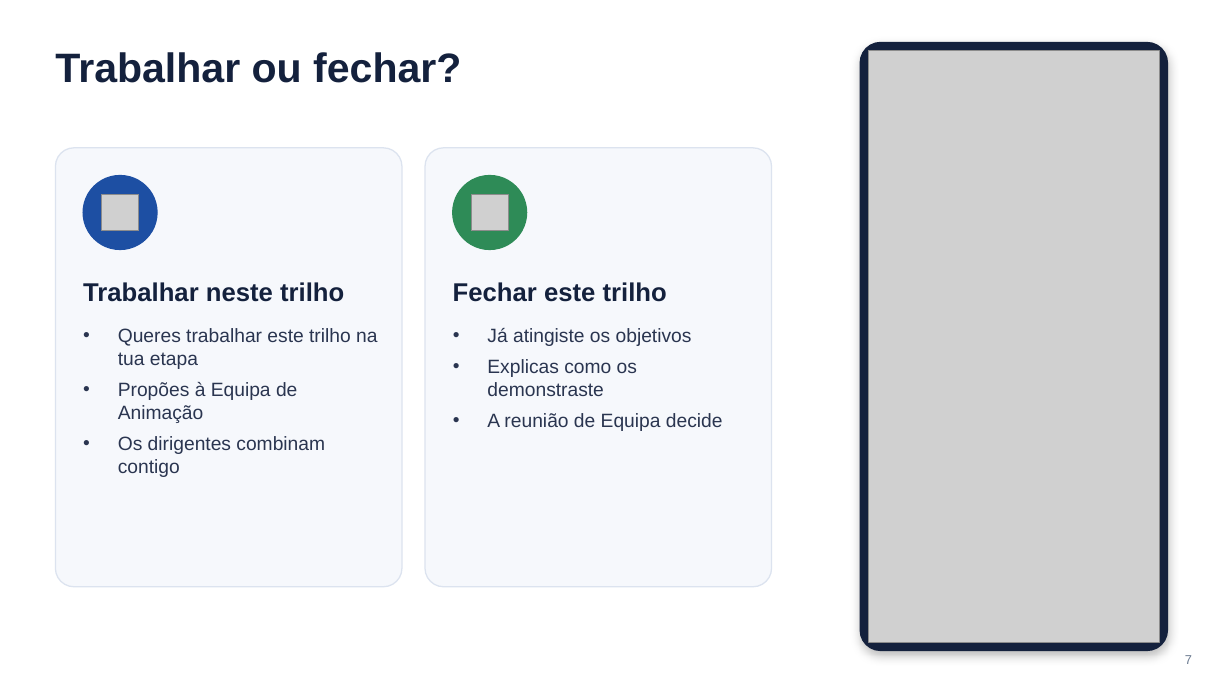
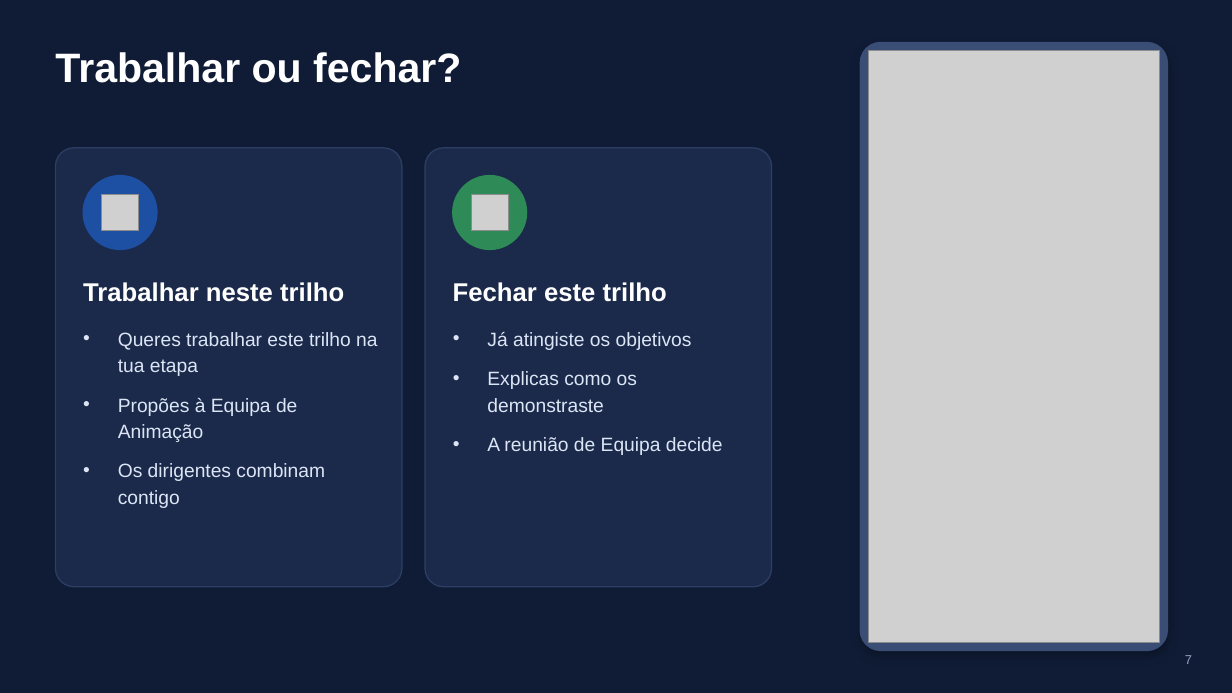
Before and after one commit to jacorreia200218-star/Sistema-Progresso, a slide deck: slide 7 of docs/apresentacao/Pioneiros-app-apresentacao.pptx. Drawn at 1232x693 pixels with LibreOffice and Linux fonts; fonts in the diff are those of the drawing; grey boxes stand for pictures. Boxes give left, top, right and bottom in pixels: in the first picture for what was removed or moved away, otherwise in the second. Text is boxed around its words. In the diff, an @@ line names an element or a change of style, - is before the commit and + after.

```diff
--- a/docs/apresentacao/Pioneiros-app-apresentacao.pptx
+++ b/docs/apresentacao/Pioneiros-app-apresentacao.pptx
@@ background #FFFFFF to #101C36 @@
@@ rounded rectangle at box(860, 43, 1167, 651): fill #14213D to #3A4D75; outline #14213D 1 pt to #3A4D75 1 pt @@
@@ rounded rectangle at box(55, 148, 402, 587): fill #F6F8FC to #1B2A4A; outline #DCE3EF 1 pt to #2C3E63 1 pt @@
@@ rounded rectangle at box(425, 148, 772, 587): fill #F6F8FC to #1B2A4A; outline #DCE3EF 1 pt to #2C3E63 1 pt @@
@@ text colour #14213D to #FFFFFF in 3 elements at box(55, 52, 461, 83), box(83, 282, 344, 302), box(453, 282, 667, 302) @@
@@ text "Queres trabalhar este trilho na ..." at box(118, 332, 377, 508): text colour #2A3550 to #DCE5F5; line spacing 1 to 1.15; more space between paragraphs @@
@@ text "Já atingiste os objetivos" at box(487, 332, 723, 455): text colour #2A3550 to #DCE5F5; line spacing 1 to 1.15; more space between paragraphs @@
@@ page number at box(1185, 655, 1192, 664): text colour #6B7A90 to #8FA3C7 @@
```
Also in this commit, not shown: 16 other slides changed.
